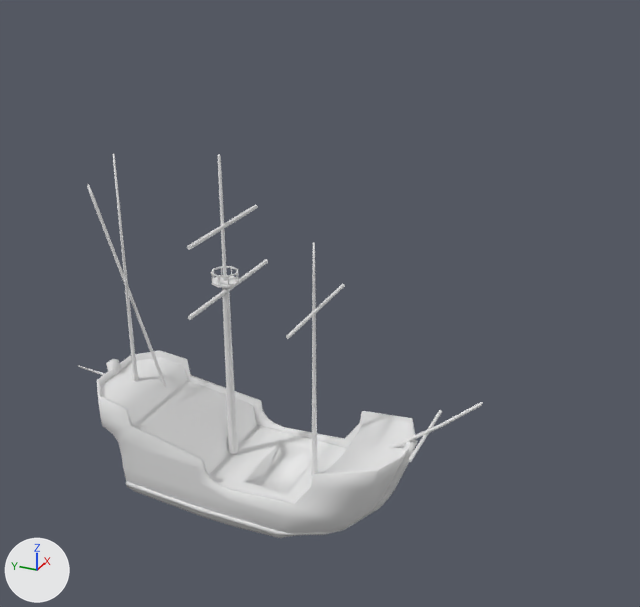
An edit to the COLLADA model art/meshes/structural/ships/carabel_base.dae, drawn before and after from the same camera.
Camera for both pictures: a camera (50 mm lens) standing at (-66.4, -40.1, 55.2) and looking at (2.4, -9.2, 20.8). Lighting does not change. The marker at lower left points along +X, +Y and +Z.

Names of what the first picture shows: 'Casco'.
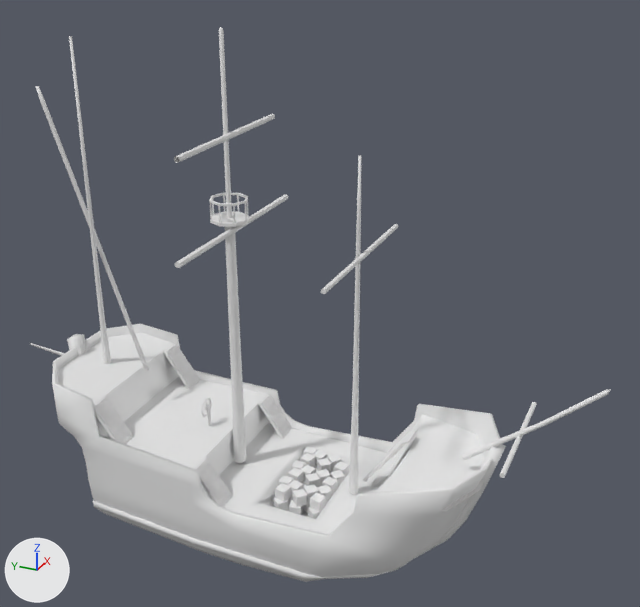
Commit message: Remplace Carabel with Carraca

What differs and where, as boxes (x1, y1, x2, y2) in the pictures (640 x 607 px; the box of a moved part takes in the faces that stretch with it):
'Casco', reshaped, moved (43% wider, 44% taller): before (78, 153, 483, 538); after (30, 27, 611, 582)
part 1 of me_cube_001, moved or reshaped: before (222, 288, 238, 454); after (225, 227, 247, 463)
part 2 of me_cube_001, moved or reshaped: before (311, 243, 318, 476); after (349, 155, 361, 495)
part 3 of me_cube_001, moved or reshaped: before (112, 153, 139, 382); after (69, 36, 111, 364)
part 4 of me_cube_001, moved or reshaped: before (218, 154, 227, 281); after (219, 27, 232, 218)
part 5 of me_cube_001, moved or reshaped: before (78, 365, 105, 375); after (30, 343, 65, 356)
part 6 of me_cube_001, added: after (175, 194, 288, 268)
part 7 of me_cube_001, added: after (321, 224, 398, 294)
part 8 of me_cube_001, moved or reshaped: before (389, 402, 483, 448); after (461, 389, 611, 460)
part 9 of me_cube_001, moved or reshaped: before (87, 184, 166, 387); after (36, 86, 149, 371)
part 10 of me_cube_001, added: after (210, 211, 249, 227)
part 11 of me_cube_001, moved or reshaped: before (211, 266, 238, 277); after (209, 193, 248, 206)
part 12 of me_cube_001, moved or reshaped: before (286, 284, 345, 339); after (500, 402, 537, 478)
part 13 of me_cube_001, rebuilt (41% wider, 38% taller): before (97, 350, 418, 538); after (52, 323, 506, 582)
part 14 of me_cube_001, rebuilt (37% wider, 39% taller): before (101, 357, 411, 503); after (58, 332, 484, 535)
part 15 of me_cube_001, deleted: before (212, 276, 239, 288)
part 16 of me_cube_001, deleted: before (187, 205, 258, 250)
part 17 of me_cube_001, deleted: before (188, 259, 268, 320)
part 18 of me_cube_001, deleted: before (408, 410, 442, 462)
part 19 of me_cube_001, added: after (94, 344, 416, 519)
part 20 of me_cube_001, added: after (174, 114, 275, 163)

The change, as a list of edits to the scene's bpy script:
```text
Change me_cube_001:
    used by ob_casco; location = (0.0, -3.1, 0.3)
    remove me_cube_001.from_pydata(...)  # 891 vertices, 1600 faces; spans x -7.3..7.3, y -22.6..21.5, z -3.0..34.3
    add me_cube_001.from_pydata(...)  # 2942 vertices, 4248 faces; spans x -10.0..10.0, y -31.2..29.6, z -4.1..47.3
    me_cube_001 part 1: the loose piece of 24 vertices spanning x -0.5..0.5, y 2.1..3.1, z 3.2..22.1 is scaled about the mesh origin by 1.38
    me_cube_001 part 2: the loose piece of 32 vertices spanning x -0.3..0.3, y -6.9..-6.2, z 3.1..27.5 is scaled about the mesh origin by 1.38
    me_cube_001 part 3: the loose piece of 32 vertices spanning x -0.3..0.3, y 13.7..14.4, z 8.8..33.2 is scaled about the mesh origin by 1.38
    me_cube_001 part 4: the loose piece of 24 vertices spanning x -0.2..0.2, y 2.4..2.8, z 22.3..34.3 is scaled about the mesh origin by 1.38
    me_cube_001 part 5: the loose piece of 16 vertices spanning x -0.2..0.2, y 16.0..21.5, z 8.3..9.0 is scaled about the mesh origin by 1.38
    me_cube_001 part 6: a new loose piece, an 8-sided cylinder along x spanning x -10.0..10.0, y 2.54..3.1, z 29.57..30.14, in mat_ship (its picture is missing)
    me_cube_001 part 7: a new loose piece, an 8-sided cylinder along x spanning x -8.37..8.37, y -9.71..-9.23, z 28.82..29.29, in mat_ship (its picture is missing)
    me_cube_001 part 8: the loose piece of 25 vertices spanning x -0.2..0.2, y -22.6..-14.1, z 8.0..15.3 is scaled about the mesh origin by 1.38
    me_cube_001 part 9: the loose piece of 32 vertices spanning x 0.4..0.7, y 10.7..18.0, z 8.6..29.6 is scaled about the mesh origin by 1.38
    me_cube_001 part 10: a new loose piece, an 8-sided cylinder along z spanning x -1.8..1.8, y 1.79..5.39, z 30.42..30.72, in mat_ship (its picture is missing)
    me_cube_001 part 11: the loose piece of 32 vertices spanning x -1.3..1.3, y 1.3..3.9, z 23.1..23.3 is scaled about its middle by 1.38, then moved by (0.0, 1.0, 9.3)
    me_cube_001 part 12: the loose piece of 16 vertices spanning x -6.1..6.1, y -7.0..-6.7, z 20.9..21.3 is moved by (0.0, -17.5, -6.5)
    me_cube_001 part 13: the loose piece of 442 vertices spanning x -6.2..6.2, y -16.8..17.2, z -3.0..10.6 is rebuilt with 442 vertices and now spans x -8.5..8.5, y -23.2..23.7, z -4.1..14.6
    me_cube_001 part 14: the loose piece of 60 vertices spanning x -5.8..5.8, y -15.9..16.4, z 1.4..9.3 is rebuilt with 55 vertices and now spans x -8.0..8.0, y -21.9..22.6, z 2.1..12.8
    me_cube_001 part 15: the loose piece of 18 vertices spanning x -1.3..1.3, y 1.3..3.9, z 22.1..22.3 is deleted
    me_cube_001 part 16: the loose piece of 16 vertices spanning x -6.1..6.1, y 2.2..2.6, z 27.5..27.9 is deleted
    me_cube_001 part 17: the loose piece of 16 vertices spanning x -7.3..7.3, y 1.8..2.3, z 21.5..21.9 is deleted
    me_cube_001 part 18: the loose piece of 16 vertices spanning x -4.5..4.5, y -17.8..-17.5, z 10.4..10.8 is deleted
    me_cube_001 part 19: 2056 vertices added at x -7.6..7.9, y -14.1..15.8, z 2.1..11.8
    me_cube_001 part 20: 16 vertices added at x -8.4..8.4, y 3.0..3.6, z 37.9..38.5
Change ob_casco:
    ob_casco.location: (0.0, -3.1, 0.3) -> (0.2, -4.8, -1.9)
```
